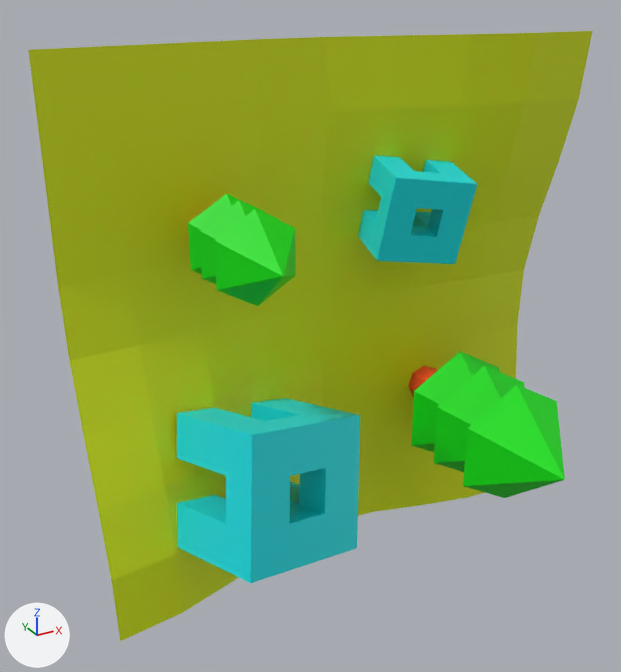
Two versions of the OBJ model EntornVGI/modelos/ejemplo.obj, one commit apart.
One viewpoint serves both versions: a 50 mm camera at (-6.23, -10.96, 4.99) aimed at (-0.83, -1.15, 0.08). The axes (+X, +Y, +Z) are drawn at lower left. The lights are the same throughout. The picture after the commit comes second. Where no turn or scale is listed for an object, it has been applied to the vertices.

Before the edit, the objects in view are built like this:
```python
mat_hojas = principled_material('hojas')
mat_hojas.base_color = (0.000323, 0.8, 0.0)  # green #01e700
mat_material_001 = principled_material('Material.001')
mat_material_001.base_color = (0.0, 0.743, 0.8)  # cyan #00e0e7
mat_verde = principled_material('verde')
mat_verde.base_color = (0.683, 0.8, 0.0)  # yellow #d7e700
me_cube = bpy.data.meshes.new('Cube')
me_cube.from_pydata(...)  # 48 vertices, 48 faces; spans x -2.96..-0.3, y -2.59..-0.04, z -3.34..-0.66
me_cube.materials.append(mat_material_001)  # cyan #00e0e7
me_cube_001 = bpy.data.meshes.new('Cube.001')
me_cube_001.from_pydata(...)  # 48 vertices, 48 faces; spans x 0.41..2.04, y -1.37..0.17, z 0.75..2.34
me_cube_001.materials.append(mat_material_001)  # cyan #00e0e7
me_hierba = bpy.data.meshes.new('hierba')
me_hierba.from_pydata(...)  # 155 vertices, 120 faces; spans x -4.0..4.0, y -3.6..0.0, z -4.27..4.0
# faces by material slot: [64, 16, 40]
me_hierba.materials.append(mat_verde)  # yellow #d7e700
me_hierba.materials.append(mat_marron)  # orange #e7471b
me_hierba.materials.append(mat_hojas)  # green #01e700
ob_cube = bpy.data.objects.new('Cube', me_cube)
ob_cube.location = (0.0, 0.0, 0.0)
ob_cube_001 = bpy.data.objects.new('Cube.001', me_cube_001)
ob_cube_001.location = (0.0, 0.0, 0.0)
ob_hierba = bpy.data.objects.new('hierba', me_hierba)
ob_hierba.location = (0.0, 0.0, 0.0)
```
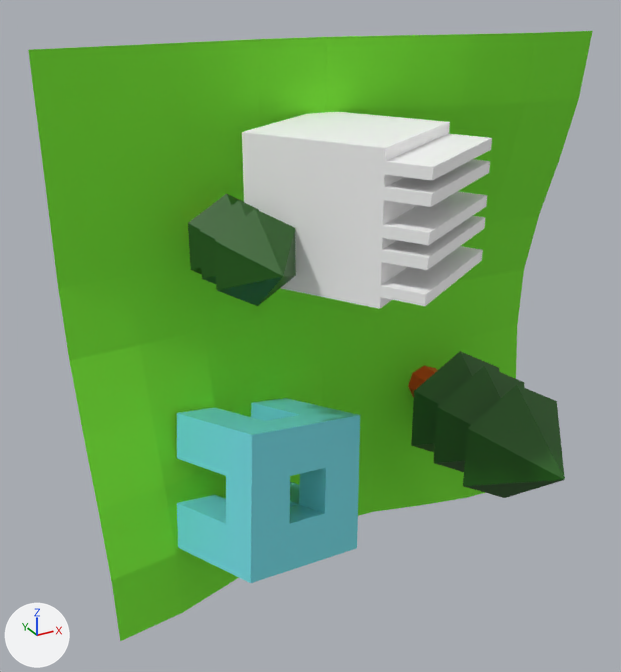
The change, as a list of edits to the scene's bpy script:
```text
Change mat_material_001:
    mat_material_001.base_color: (0.0, 0.743, 0.8) -> (0.173, 0.719, 0.8)  # cyan #00e0e7 -> cyan #73dce7
Change mat_verde:
    mat_verde.base_color: (0.683, 0.8, 0.0) -> (0.19, 0.8, 0.0327)  # yellow #d7e700 -> green #79e733
Change mat_hojas:
    mat_hojas.base_color: (0.000323, 0.8, 0.0) -> (0.0133, 0.112, 0.00384)  # green #01e700 -> dark green #1e5e0c
Add mat_material_002:
    mat_material_002 = principled_material('Material.002')
    mat_material_002.base_color = (1.0, 1.0, 1.0)  # white #ffffff
Change me_cube_001:
    used by ob_cube_001; location = (0.0, 0.0, 0.0)
    remove me_cube_001.from_pydata(...)  # 48 vertices, 48 faces; spans x 0.41..2.04, y -1.37..0.17, z 0.75..2.34
    remove me_cube_001.materials.append(mat_material_001)  # cyan #00e0e7
    add me_cube_001.from_pydata(...)  # 76 vertices, 74 faces; spans x -1.69..1.37, y -3.13..0.13, z 0.98..2.98
    me_cube_001 part 1: the whole mesh is rebuilt
    add me_cube_001.materials.append(mat_material_002)  # white #ffffff
```

Location of each change, (x1, y1, x2, y2) in pixels of the pictures (621 x 672 px):
'hierba', recoloured (yellow to green)
    both: (28, 31, 593, 641)
'Cube.001', recoloured, reshaped (109% wider, 80% taller)
    before: (358, 155, 477, 264)
    after: (242, 112, 492, 309)
'Cube', recoloured
    both: (177, 398, 360, 583)
